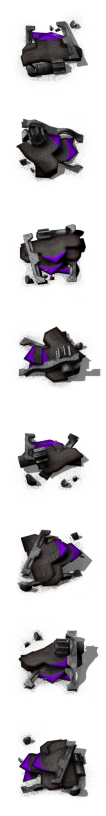
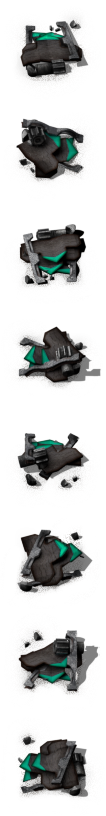
Before/after of a 106 × 816 layered artwork. What changed in the layer stack:
added layer "tier 7" above "tier 6" over (x1=19, y1=21, x2=85, y2=793)
hid "tier 6" over (x1=19, y1=21, x2=85, y2=793)
